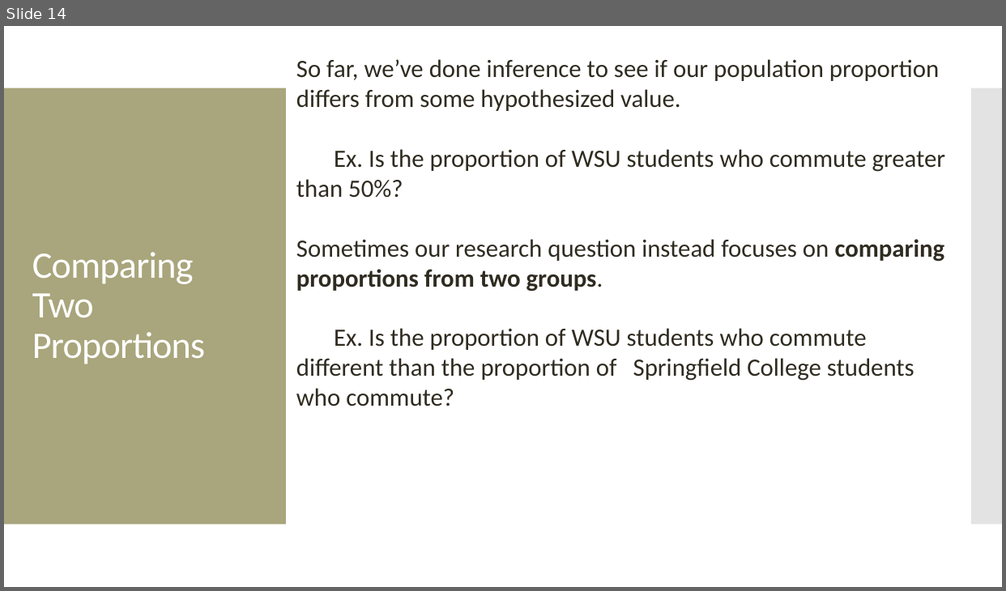
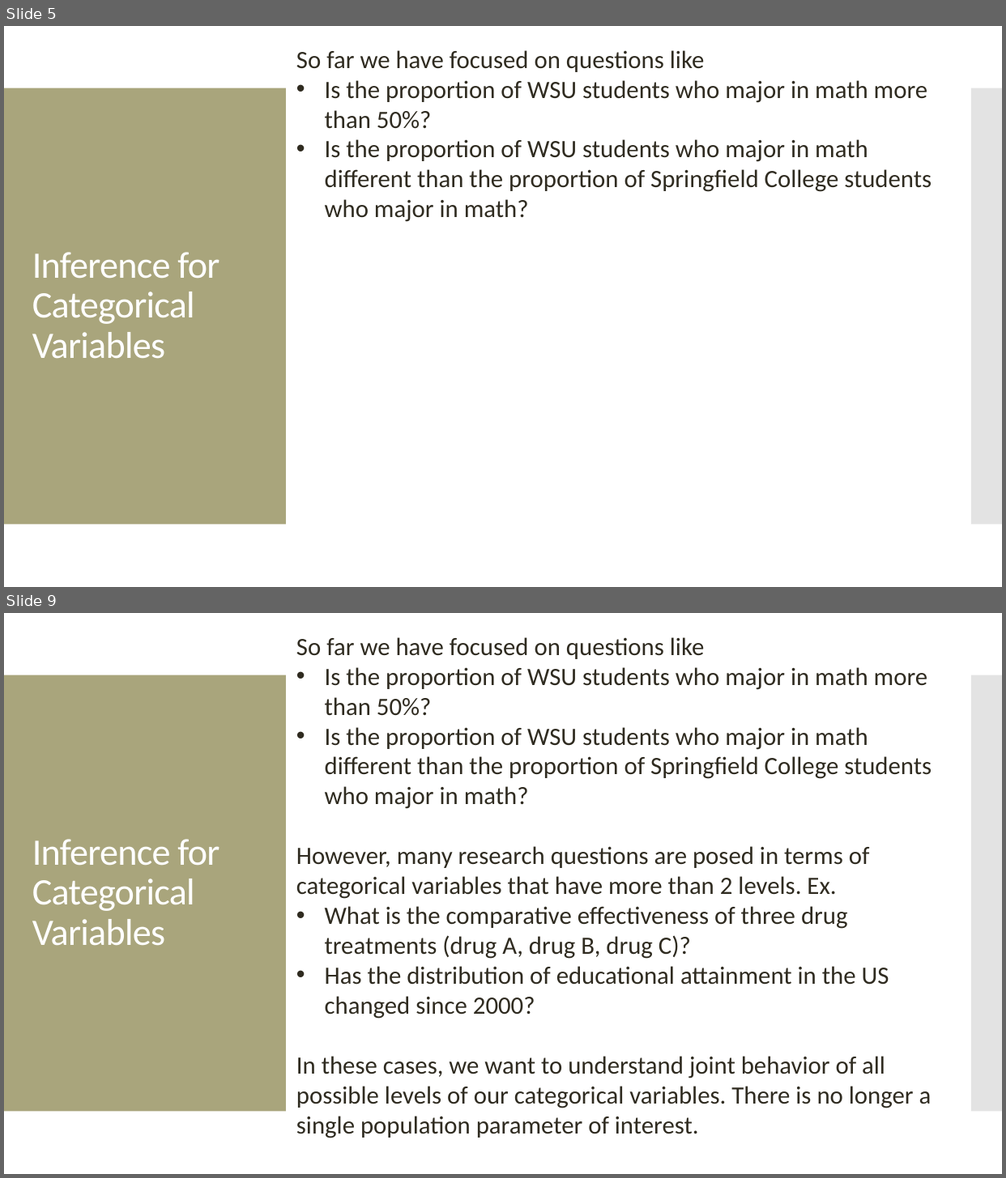
Before and after one commit to amosca01/MATH108-S24, a slide deck: slides/12-categorical-inference-pt2.pptx. Shown one above the other, each under a label of ours: slide 14 before the commit, slides 5 and 9 after it; the slides between them are not shown. The pictures are 1006x591 and 1006x1178 pixels, drawn with LibreOffice and Linux fonts; fonts in the diff are those of the drawing. Boxes give left, top, right and bottom in pixels: in the first picture for what was removed or moved away, otherwise in the second. Text is boxed around its words. In the diff, an @@ line names an element or a change of style, - is before the commit and + after.

```diff
--- a/slides/12-categorical-inference-pt2.pptx
+++ b/slides/12-categorical-inference-pt2.pptx
@@ slide 9 added at [4,613,1002,1174], background #FFFFFF; not listed: 2 template elements that a slide beside it also shows @@
@@ text added at [296,637,931,1139], 24 pt, text #2F2B20 @@
+So far we have focused on questions like
+• Is the proportion of WSU students who major in math more than 50%?
+• Is the proportion of WSU students who major in math different than the proportion of Springfield College students who major in math?
+However, many research questions are posed in terms of categorical variables that have more than 2 levels. Ex.
+• What is the comparative effectiveness of three drug treatments (drug A, drug B, drug C)?
+• Has the distribution of educational attainment in the US changed since 2000?
+In these cases, we want to understand joint behavior of all possible levels of our categorical variables. There is no longer a single population parameter of interest.
@@ title added at [32,839,219,946], 36 pt, text #FFFFFF @@
+Inference for Categorical Variables
@@ what was slide 14 is now slide 5 @@
@@ slide 5 changed as well @@
@@ text at [296,50,931,222]: text changed @@
-So far, we’ve done inference to see if our population proportion differs from some hypothesized value.
-Ex. Is the proportion of WSU students who commute greater than 50%?
-Sometimes our research question instead focuses on comparing proportions from two groups.
-Ex. Is the proportion of WSU students who commute different than the proportion of Springfield College students who commute?
+So far we have focused on questions like
+• Is the proportion of WSU students who major in math more than 50%?
+• Is the proportion of WSU students who major in math different than the proportion of Springfield College students who major in math?
@@ title at [32,252,219,359]: text changed @@
-Comparing Two Proportions
+Inference for Categorical Variables
```
Also in this commit, not shown: 4 other slides changed, 3 other slides added, 20 slides removed, 2 other files.
